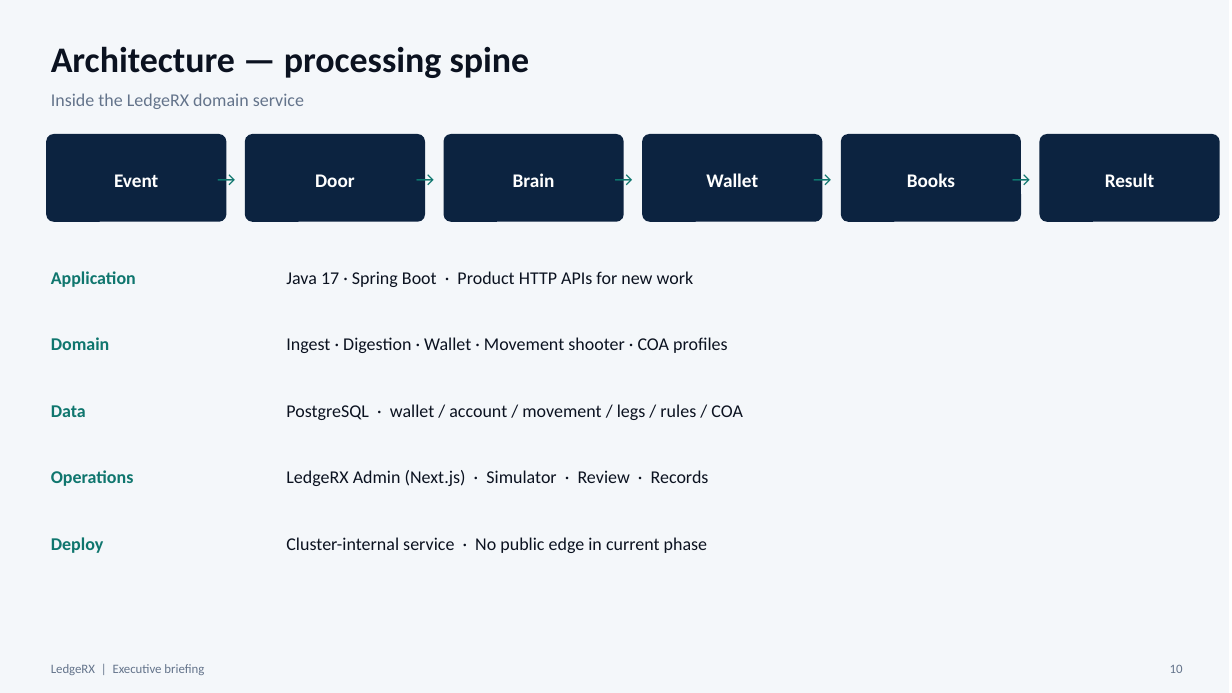
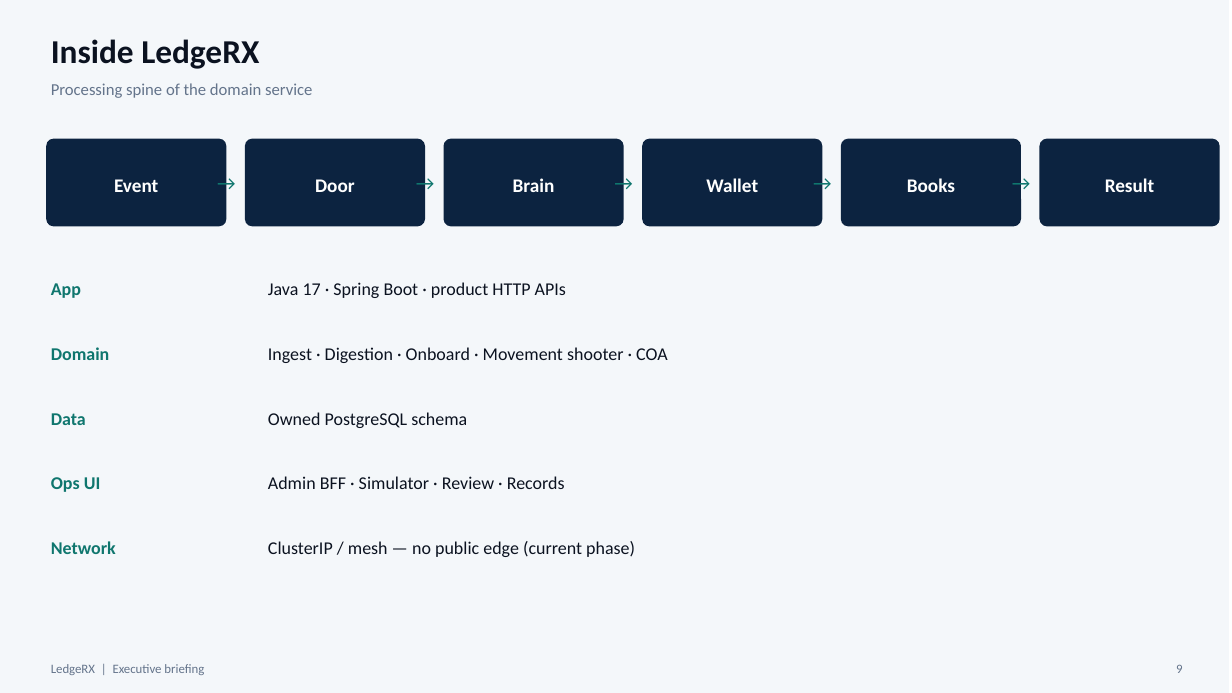
Before and after one commit to yky32/ledger-engine, a slide deck: slide 9 of docs/decks/LedgeRX-Executive-Briefing-v2.pptx (slide 10 before the commit). Drawn at 1232x693 pixels with LibreOffice and Linux fonts; fonts in the diff are those of the drawing. Boxes give left, top, right and bottom in pixels: in the first picture for what was removed or moved away, otherwise in the second. Text is boxed around its words. In the diff, an @@ line names an element or a change of style, - is before the commit and + after.

```diff
--- a/docs/decks/LedgeRX-Executive-Briefing-v2.pptx
+++ b/docs/decks/LedgeRX-Executive-Briefing-v2.pptx
@@ text at [51, 39, 259, 69]: text changed; size 28 to 26 pt @@
-Architecture — processing spine
+Inside LedgeRX
@@ text at [51, 83, 312, 98]: text changed; size 14 to 13 pt @@
-Inside the LedgeRX domain service
+Processing spine of the domain service
@@ 11 texts, 6 rounded rectangles: place and size @@
-11 texts, 6 rounded rectangles at [46, 134, 1220, 222]
+11 texts, 6 rounded rectangles at [46, 139, 1220, 226]
@@ text at [51, 283, 81, 298]: text changed @@
-Application
+App
@@ text at [268, 282, 566, 298]: text changed @@
-Java 17 · Spring Boot · Product HTTP APIs for new work
+Java 17 · Spring Boot · product HTTP APIs
@@ text "Domain": place and size @@
-text "Domain" at [51, 337, 110, 350]
+text "Domain" at [51, 347, 110, 360]
@@ text at [268, 347, 668, 363]: text changed @@
-Ingest · Digestion · Wallet · Movement shooter · COA profiles
+Ingest · Digestion · Onboard · Movement shooter · COA
@@ text "Data": place and size @@
-text "Data" at [51, 405, 86, 417]
+text "Data" at [51, 413, 86, 425]
@@ text at [268, 412, 467, 428]: text changed @@
-PostgreSQL · wallet / account / movement / legs / rules / COA
+Owned PostgreSQL schema
@@ text at [51, 477, 101, 492]: text changed @@
-Operations
+Ops UI
@@ text at [268, 476, 565, 489]: text changed @@
-LedgeRX Admin (Next.js) · Simulator · Review · Records
+Admin BFF · Simulator · Review · Records
@@ text at [51, 541, 116, 554]: text changed @@
-Deploy
+Network
@@ text at [268, 541, 635, 557]: text changed @@
-Cluster-internal service · No public edge in current phase
+ClusterIP / mesh — no public edge (current phase)
@@ text at [1176, 664, 1182, 673]: text changed @@
-10
+9
```
Also in this commit, not shown: 11 other slides changed, 2 slides added, 2 slides removed, 1 other file.
